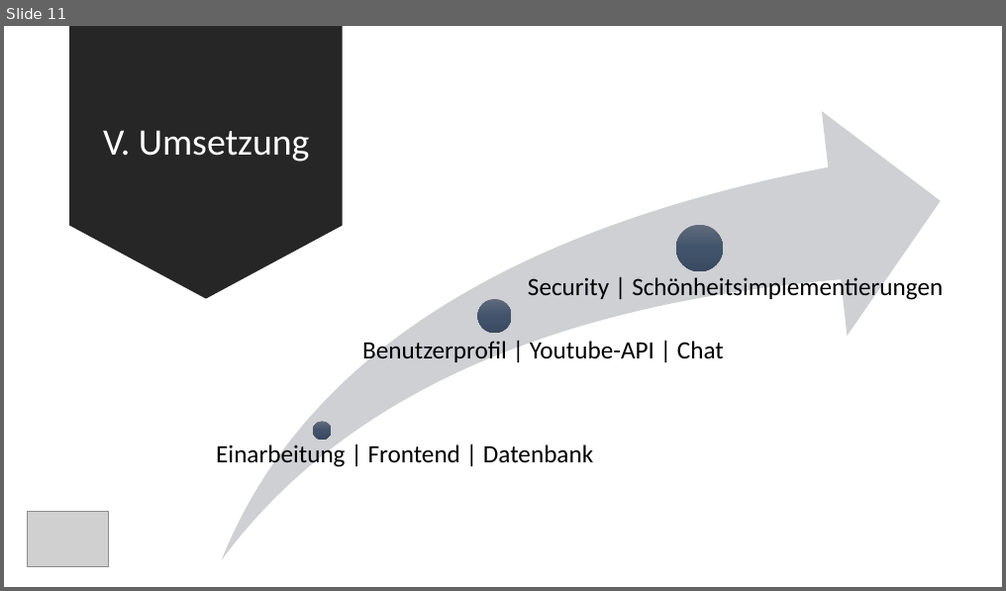
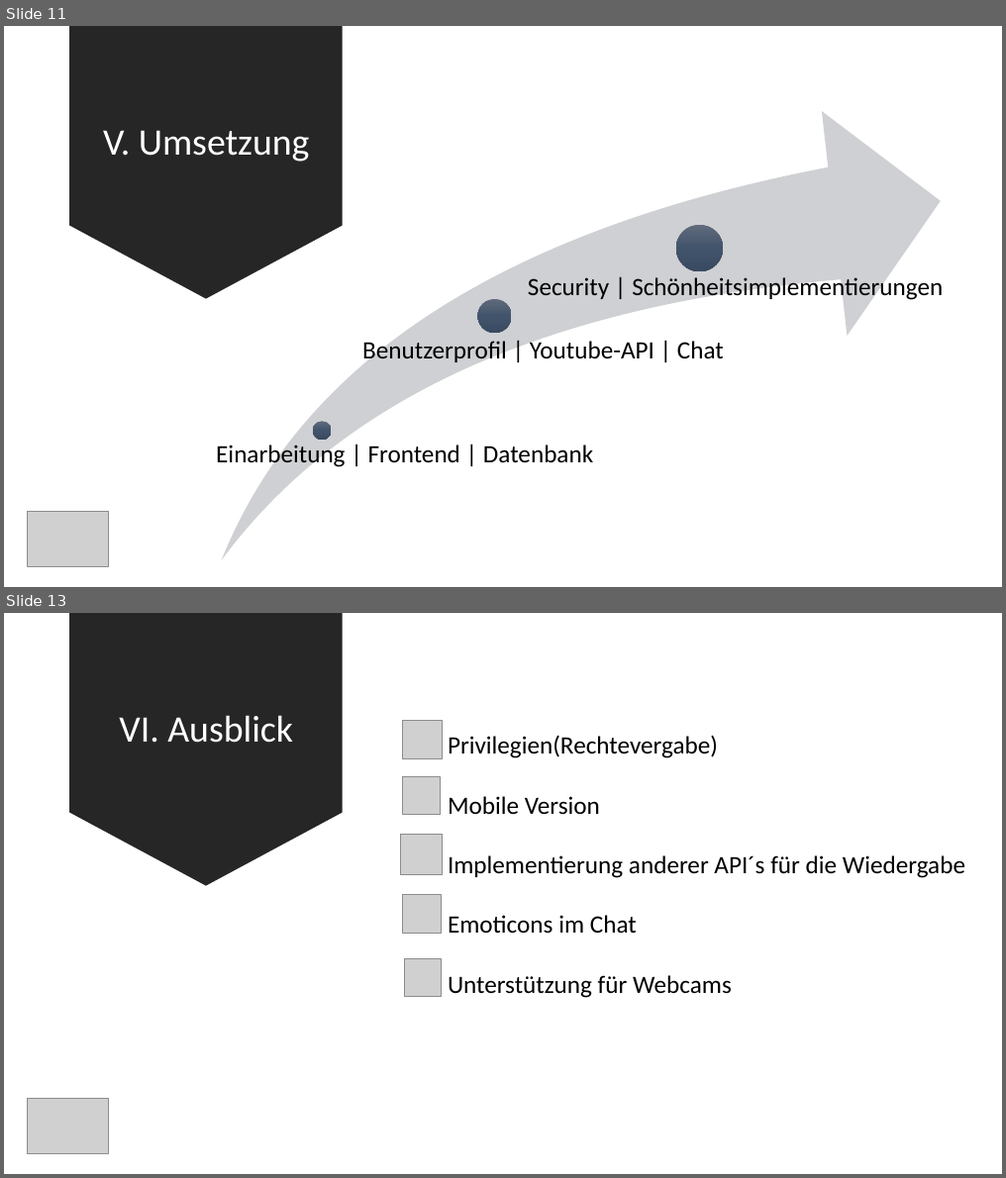
Before and after one commit to ArianMoser/StreamTogether, a slide deck: presentation/StreamTogether.pptx. Shown one above the other, each under a label of ours: slide 11 before the commit, slides 11 and 13 after it; the slides between them are not shown. The pictures are 1006x591 and 1006x1178 pixels, drawn with LibreOffice and Linux fonts; fonts in the diff are those of the drawing; grey boxes stand for pictures. Boxes give left, top, right and bottom in pixels: in the first picture for what was removed or moved away, otherwise in the second. Text is boxed around its words. In the diff, an @@ line names an element or a change of style, - is before the commit and + after.

```diff
--- a/presentation/StreamTogether.pptx
+++ b/presentation/StreamTogether.pptx
@@ slide 13 added at [4, 613, 1002, 1174], background #FFFFFF @@
@@ down arrow added at [70, 613, 344, 885], fill #262626 @@
@@ title added at [119, 715, 293, 743], 36 pt, text #FFFFFF @@
+VI. Ausblick
@@ picture added at [403, 720, 442, 759] @@
@@ text added at [448, 735, 965, 998], 24 pt, text #000000 @@
+Privilegien(Rechtevergabe)
+Mobile Version
+Implementierung anderer API´s für die Wiedergabe
+Emoticons im Chat
+Unterstützung für Webcams
@@ picture added at [403, 777, 441, 814] @@
@@ picture added at [401, 834, 442, 875] @@
@@ picture added at [403, 894, 442, 934] @@
@@ picture added at [404, 959, 442, 996] @@
@@ picture added at [27, 1099, 109, 1154] @@
```
Also in this commit, not shown: 8 slides changed, 2 other slides added, 1 slide removed, 4 other files.
